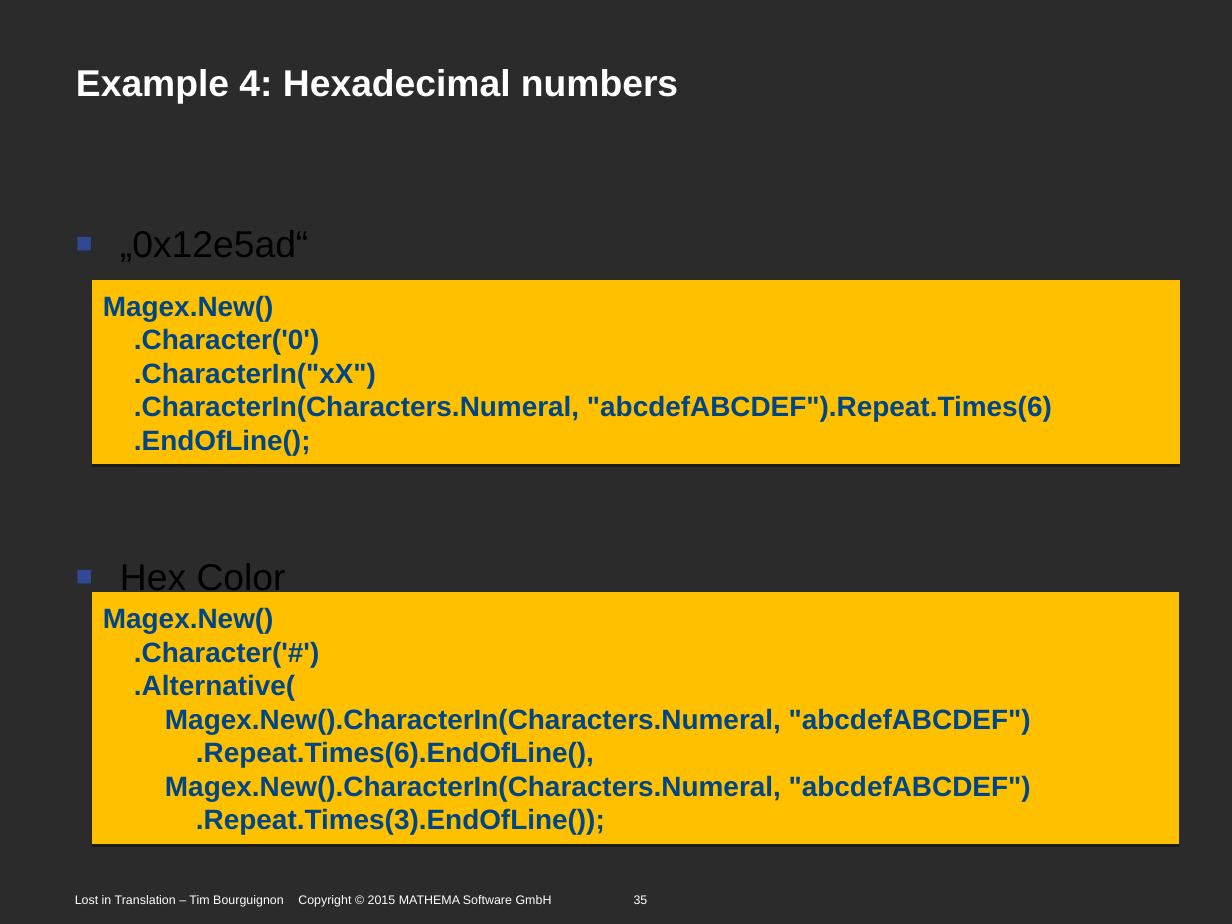
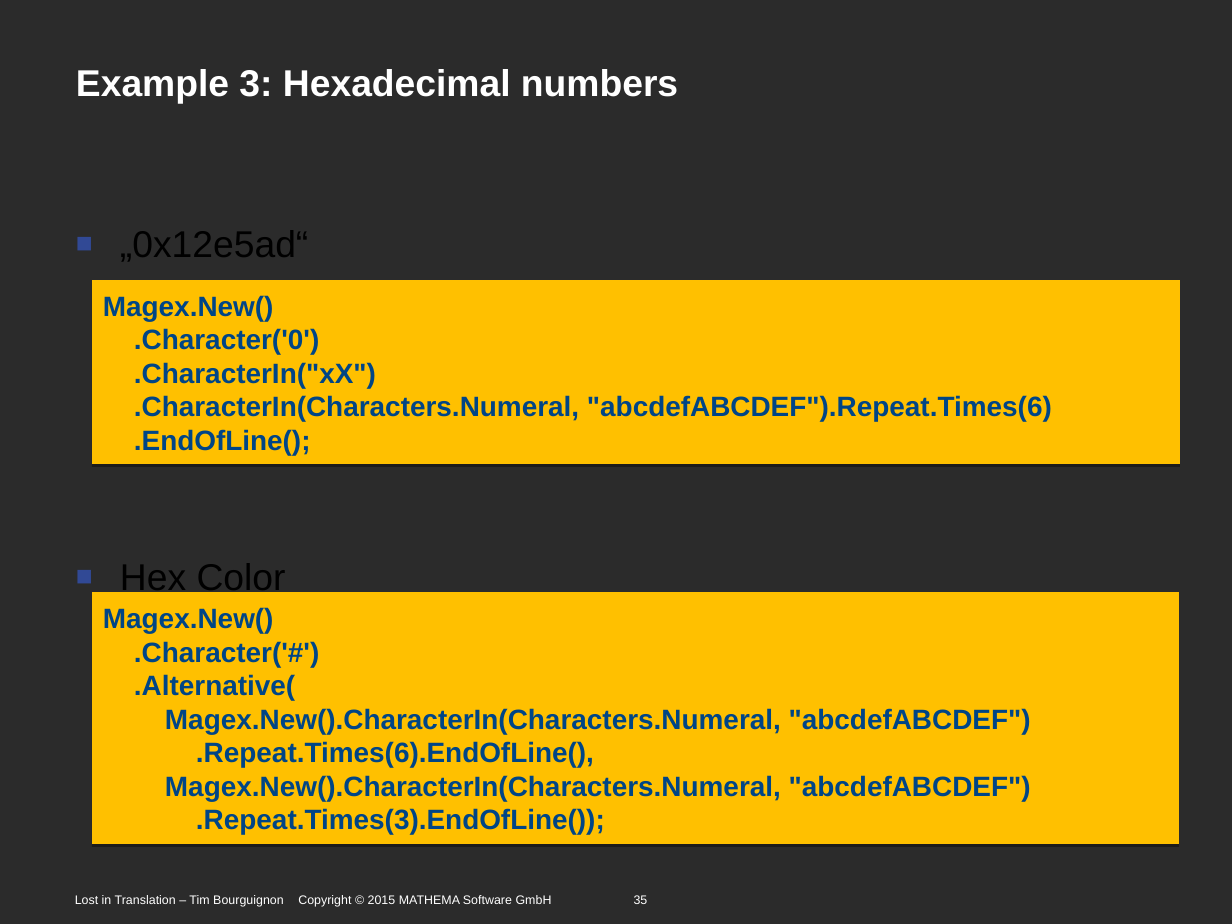
Before and after one commit to Timothep/Talk.LostInTranslation, a slide deck: slide 35 of LostInTranslation.odp. Drawn at 1232x924 pixels with LibreOffice and Linux fonts; fonts in the diff are those of the drawing; background and template pictures are left out; a plain dark background stands for a picture behind light text. Boxes give left, top, right and bottom in pixels: in the first picture for what was removed or moved away, otherwise in the second. Text is boxed around its words. In the diff, an @@ line names an element or a change of style, - is before the commit and + after.

```diff
--- a/LostInTranslation.odp
+++ b/LostInTranslation.odp
@@ title at box(76, 69, 678, 104): text changed @@
-Example 4: Hexadecimal numbers
+Example 3: Hexadecimal numbers
```
Also in this commit, not shown: 16 other slides changed, 1 slide added.
